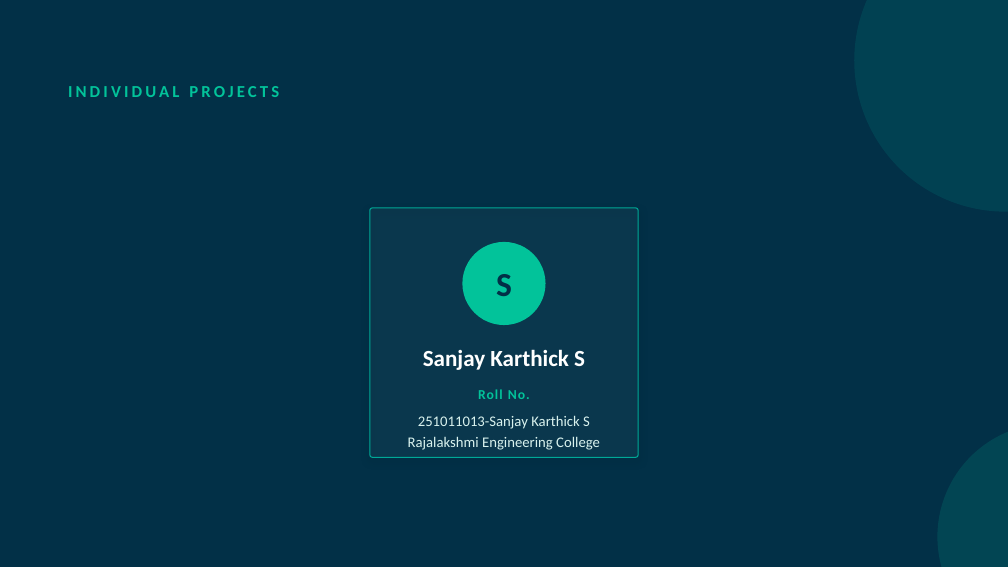
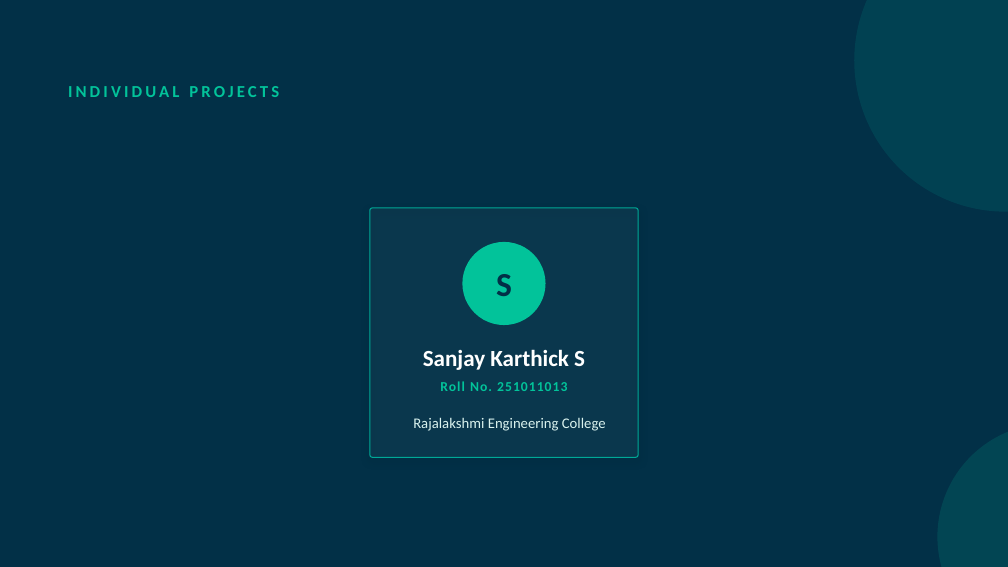
Before and after one commit to sanjaykarthickofficial03/Sanjay-Karthick-S-LTM-Project-Reviews, a slide deck: slide 1 of Zeroth_Review_SanjayKarthick.pptx. Drawn at 1008x567 pixels with LibreOffice and Linux fonts; fonts in the diff are those of the drawing. Boxes give left, top, right and bottom in pixels: in the first picture for what was removed or moved away, otherwise in the second. Text is boxed around its words. In the diff, an @@ line names an element or a change of style, - is before the commit and + after.

```diff
--- a/Zeroth_Review_SanjayKarthick.pptx
+++ b/Zeroth_Review_SanjayKarthick.pptx
@@ text at bbox=[440, 381, 567, 391]: text changed @@
-Roll No.
+Roll No. 251011013
@@ text "Rajalakshmi Engineering College": place and size @@
-text "Rajalakshmi Engineering College" at bbox=[408, 436, 600, 450]
+text "Rajalakshmi Engineering College" at bbox=[413, 417, 606, 431]
@@ text removed at bbox=[418, 415, 590, 429] @@
-251011013-Sanjay Karthick S
```
